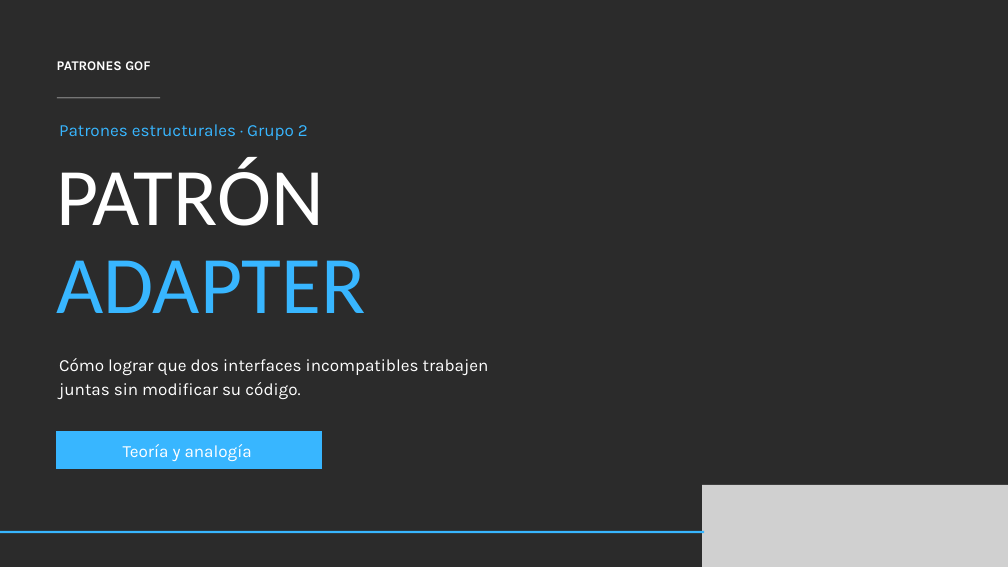
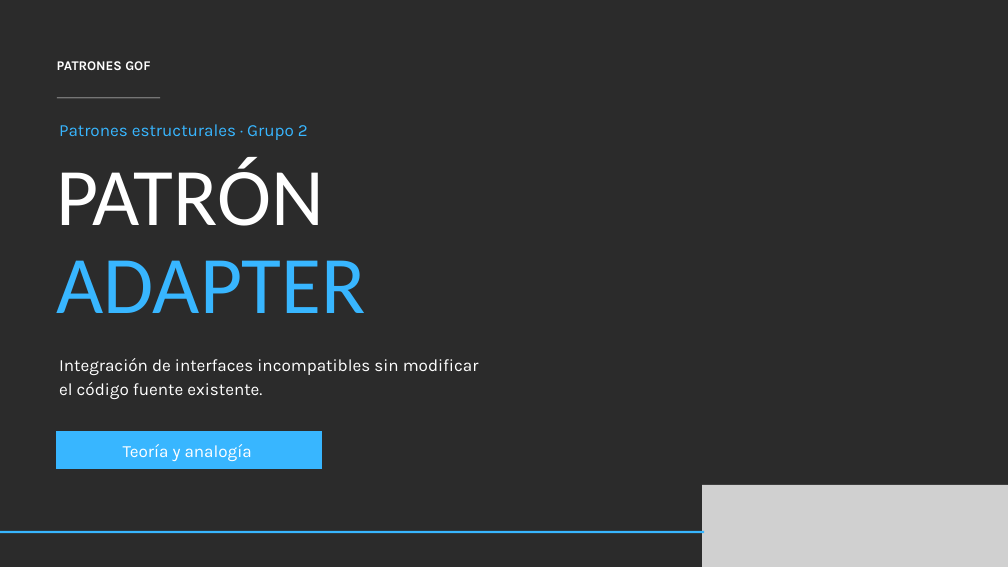
Before and after one commit to RaysonLopez/PatronesEstructurales_Grupo2, a slide deck: slide 1 of Presentacion/Presentacion_Patron_Adapter_Grupo2.pptx. Drawn at 1008x567 pixels with LibreOffice and Linux fonts; fonts in the diff are those of the drawing; grey boxes stand for pictures; background and template pictures are left out; a plain dark background stands for a picture behind light text. Boxes give left, top, right and bottom in pixels: in the first picture for what was removed or moved away, otherwise in the second. Text is boxed around its words. In the diff, an @@ line names an element or a change of style, - is before the commit and + after.

```diff
--- a/Presentacion/Presentacion_Patron_Adapter_Grupo2.pptx
+++ b/Presentacion/Presentacion_Patron_Adapter_Grupo2.pptx
@@ text at box(59, 358, 479, 399): text changed @@
-Cómo lograr que dos interfaces incompatibles trabajen juntas sin modificar su código.
+Integración de interfaces incompatibles sin modificar el código fuente existente.
```
Also in this commit, not shown: 8 other slides changed.
